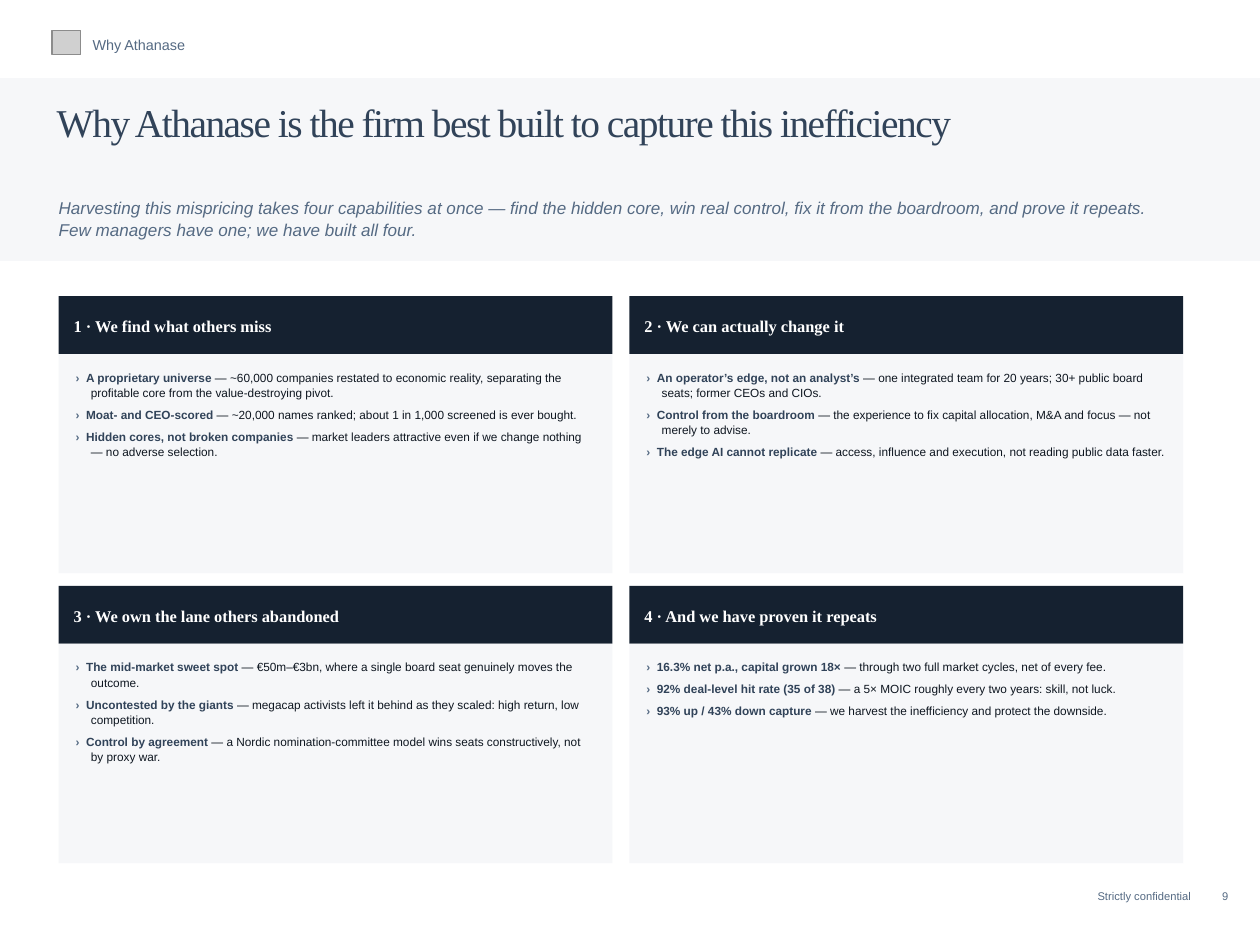
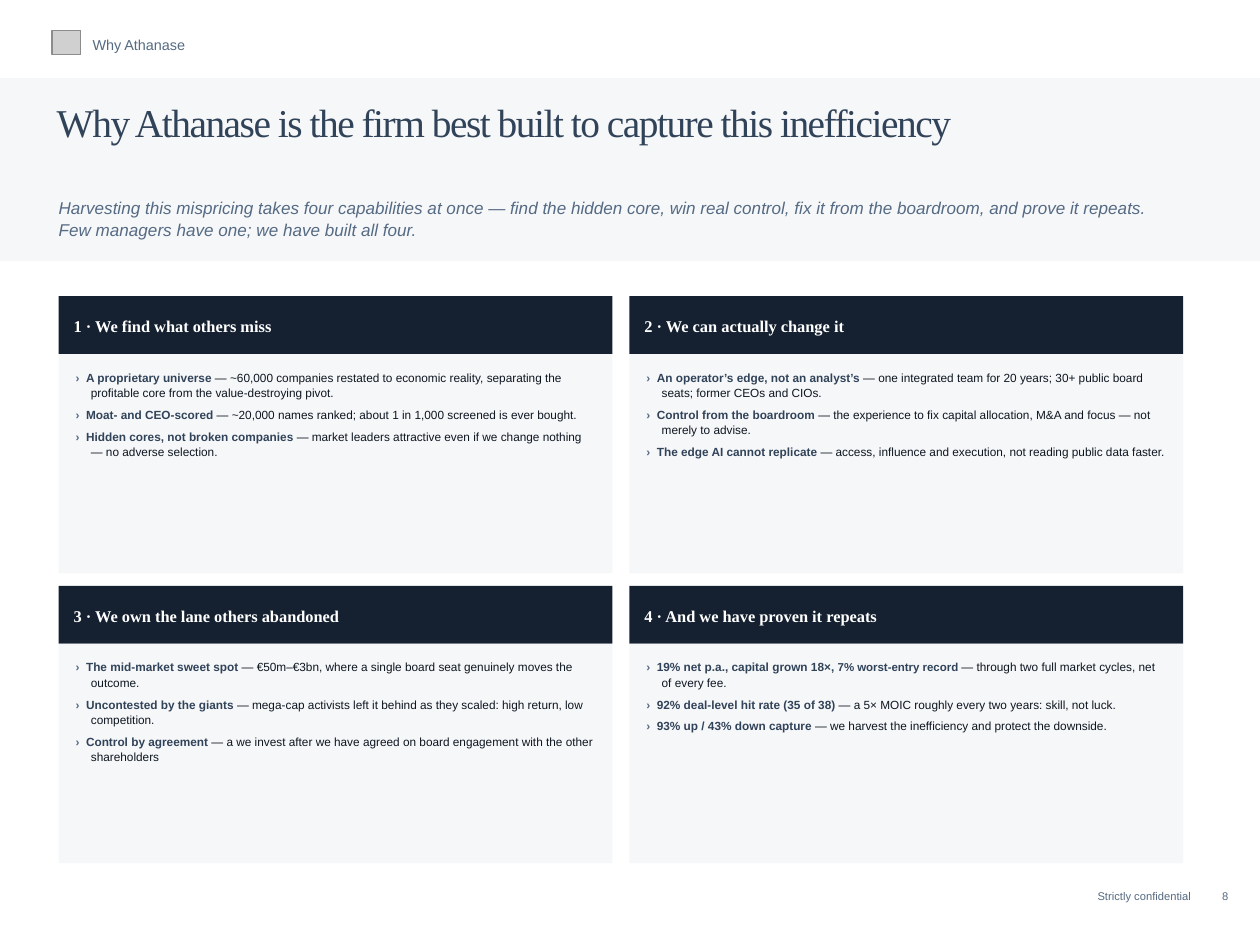
Before and after one commit to charette-lab/Claude, a slide deck: slide 8 of Athanase_Endowment_Pitch_21pp.pptx (slide 9 before the commit). Drawn at 1260x945 pixels with LibreOffice and Linux fonts; fonts in the diff are those of the drawing; grey boxes stand for pictures. Boxes give left, top, right and bottom in pixels: in the first picture for what was removed or moved away, otherwise in the second. Text is boxed around its words. In the diff, an @@ line names an element or a change of style, - is before the commit and + after.

```diff
--- a/Athanase_Endowment_Pitch_21pp.pptx
+++ b/Athanase_Endowment_Pitch_21pp.pptx
@@ text at [657, 662, 1155, 690]: text changed; text colour #0E1620 to #314359; bold on @@
-› 16.3% net p.a., capital grown 18× — through two full market cycles, net of every fee.
+› 19% net p.a., capital grown 18×, 7% worst-entry record — through two full market cycles, net of every fee.
@@ text at [86, 700, 593, 761]: text changed @@
-› Uncontested by the giants — megacap activists left it behind as they scaled: high return, low competition.
-› Control by agreement — a Nordic nomination-committee model wins seats constructively, not by proxy war.
+› Uncontested by the giants — mega-cap activists left it behind as they scaled: high return, low competition.
+› Control by agreement — a we invest after we have agreed on board engagement with the other shareholders
```
Also in this commit, not shown: 4 other slides changed, 1 slide added, 1 slide removed.
